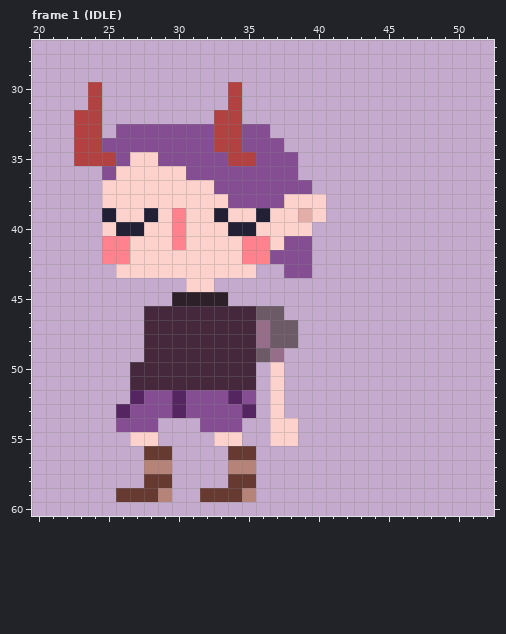
File history of a pixel-art file, img/mc.aseprite. The picture above was drawn from the file before the commit.
64x64 pixels, 27 frames. Colours within 5 levels of each other are drawn and written as one. Shown: frame 1 (IDLE): x 20..52, y 27..60. The commit also changed other frames, which this record leaves out.
The same view after the edit:
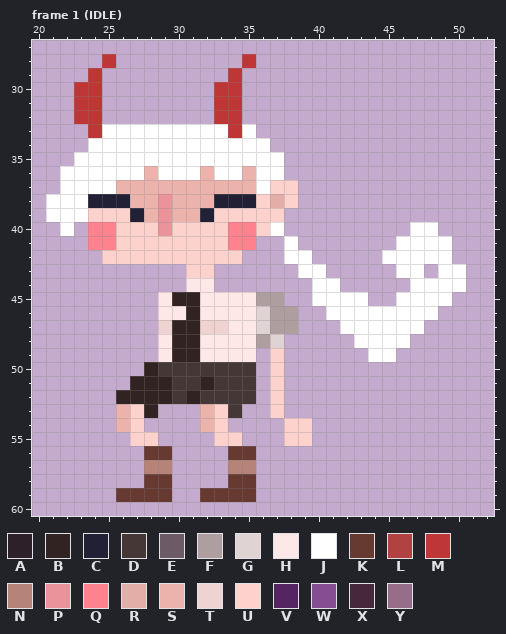
Palette (. is transparent): A #2d2029  B #312321  C #222034  D #453735  E #6d5a67  F #af9e9f  G #dfd3d4  H #fde8e7  J #ffffff  K #663931  L #b24242  M #be3636  N #b68379  P #eb939b  Q #ff828e  R #e3aea7  S #ebb3ac  T #efd3d1  U #fed2cc  V #552561  W #854e93  X #45283c  Y #966e89
Change:
Changed rows in their new state; - is an unchanged pixel.
Frame 1 (IDLE), layer "Layer 1":
first column x 21:
28 ----M---------M---------------
29 ---M---------M----------------
30 --MM--------MM----------------
31 --MM--------MM----------------
32 --MM--------MM----------------
33 --.MJJJJJJJJJMJ.--------------
34 --.JJJJJJJJJJJJJ.-------------
35 --JJJJJJJJJJJJJJJ.------------
36 -JJJJJJSJJJSJJSJJ.------------
37 -JJJJSSSSSSSSSSJUU.-----------
38 JJJCCCSSPSSSCCCUR-..----------
39 JJJUU-CSPSSCU--U-...----------
40 -J-QQUU-PU---QQ-J..-------JJ--
41 ---Q-U---U---Q-..J.------JJJJ-
42 ----UU--------...JJ-----JJJJJ-
43 -----.....--...--.JJ-----JJ-JJ
44 ----------HH-------JJ-----JJJJ
45 --------HBBHHHHFF--JJJJ--JJJJ-
46 -------.HHBHHHHGFF--JJJJJJJJ--
47 -------.TBBTTHHGFF---JJJJJJ---
48 -------.HBBHHHHFG.----JJJJ----
49 -------.HBBHHHH.U------JJ-----
50 ------.BDDDDDDD---------------
51 ------BBBDDBDDD---------------
52 -----BBBBDBDDDD---------------
53 -----SUB...SUD.---------------
54 -----SU.---SU.--.-U-----------
55 ----------------.-U-----------
first column x 29:
59 K-----K
Pixel boxes of the changes (left, top, right, bottom) in both pictures:
changed: (46, 54, 466, 502)
